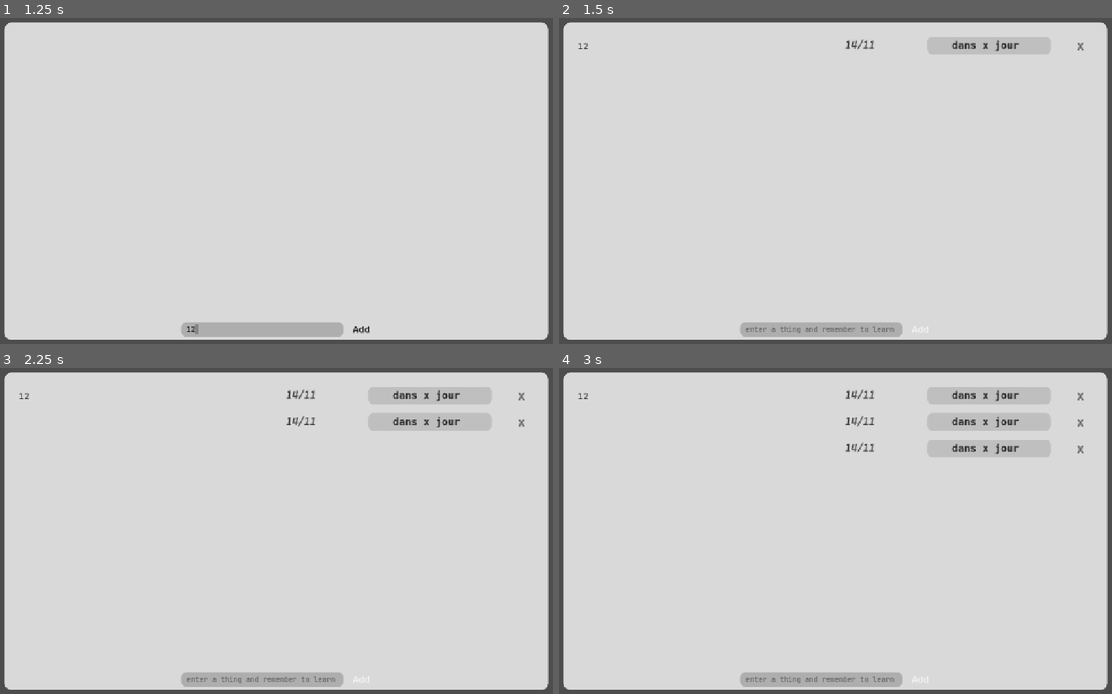
Above: before the commit, frames 1-4 (two rows, left to right).
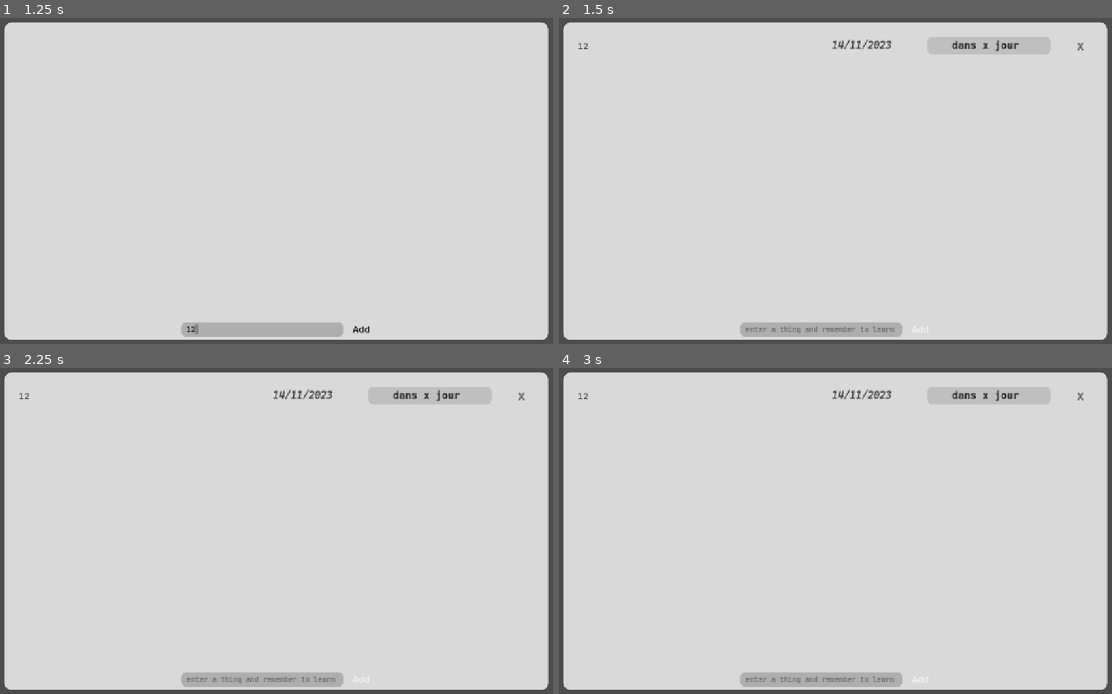
Above: after the commit, the same moments.

Repository: t0qen/noos
Game: Godot game, scene res://app/scenes/apps/memo.tscn
Same seed, same stepped clock (60 frames per second), same inputs: the game is played once before the commit and once after it. This scene is started directly instead of the project's main scene.
Inputs (mouse positions are in pixels of both pictures, inside the frame that each line leads up to):
- Up to frame 1 (1.25 s): click (259, 327) at 0.52 s; type "12" at 0.6 s
- Up to frame 2 (1.5 s): click "Add" at 1.25 s
- Up to frame 3 (2.25 s): click "Add" at 2 s
- Up to frame 4 (3 s): click "Add" at 2.75 s

Frame 1 is identical in both runs. In frame 2, 0.2% of the frame differs, in the area x 49-61%, y 6-10%; in frame 3, 1.4%; in frame 4, 2.6%, in the area x 49-95%, y 6-28%.

Commit message:
get_next_date(date, day_to_add)

Diff:
--- a/app/scripts/apps/memo_items.gd
+++ b/app/scripts/apps/memo_items.gd
@@ -2,6 +2,15 @@
 
 var from
 var last
+
+
+var memo_interval = {1: 1, 2: 7, 3: 30, 4: 120}
+var current_memo_interval : int = 1
+var next_memo
+
+
+var months = {1: 31, 2: 30, 3: 31, 4: 30, 5: 31, 6: 30, 7: 31, 8: 31, 9: 30, 10: 31, 11: 30, 12: 31}
+
 
 #var study_interval = {1 (premiere fois) : 2 (combien jour), 2 : 4}
 #var current_interval = 2 (will be saved)
@@ -12,17 +21,94 @@
 #	.text = "dans {output} jours"
 #
 
+func _ready() -> void:
+	print('beghan')
+	var date = [get_current_day(), get_current_month(), get_current_year()]
+	print(date)
+	next_memo = get_next_date(date, 134)
+	print(next_memo)
 
 func _on_kill_pressed() -> void:
 	queue_free()
 
-func set_contents(name : String, from_value : String):
+func set_contents(name : String, from_value : String, from_fromated):
 	$name.text = name
 	$from.text = from_value
-	from = from_value
+	from = from_fromated
 
 func get_last(): # last time we had to study this
 	pass
 
 func calculate_next():
+	var date = [get_current_day(), get_current_month()]
+	next_memo = get_next_date(date, memo_interval.get(current_memo_interval))
+
+
+func get_next_date(date, days_to_add):
+	var output = [date[0] + days_to_add, date[1], date[2]]
+	#if output[0] > months.get(date[1]):
+		#print(months.get(date[1]))
+		#output[0] = output[0] - months.get(date[1])
+
+
+	var i : int = 0
+	while output[0] > months.get(date[1] + i): # 65 > 31 + 0 # 34 > 30
+		print("------------------------------")
+		print("i ", i)
+		print("[0]before ", output[0])
+
+		output[0] = output[0] - months.get(date[1] + i) # 65 - 31 + 0 = 34 [34, ] # 34 - 30 = 3
+		print("[0]after ", output[0])
+		print("[1]after ", date[1])
+		output[1] = date[1] + (1 + i) # [34, 9] # [3, 10]
+		if output[1] > 12:
+			output[1] = 1
+			date[1] = 1
+			output[2] = output[2] + 1
+		print("[1]after ", output[1])
+		i = i + 1 # 2
+
+
+
+		print(output)
+		print("------------------------------")
+
+
+	return output
+
+
+
+
+
+
+
+
+
+
+
+
+
+
+
+
+
+
+
+func get_latest():
 	pass
+
+#func additionate_date(var ):
+
+
+
+func get_current_month():
+	var datetime = Time.get_datetime_dict_from_system()
+	return datetime.month
+
+func get_current_day():
+	var datetime = Time.get_datetime_dict_from_system()
+	return datetime.day
+
+func get_current_year():
+	var datetime = Time.get_datetime_dict_from_system()
+	return datetime.year
--- a/app/scripts/apps/memo_reminder.gd
+++ b/app/scripts/apps/memo_reminder.gd
@@ -12,14 +12,16 @@
 
 	# current date
 	var datetime = Time.get_datetime_dict_from_system()
-	var output : String = str(datetime.day) + "/" + str(datetime.month)
+	var output : String = str(datetime.day) + "/" + str(datetime.month) + "/" + str(datetime.year)
 
-	current_item.set_contents(name, output)
+	current_item.set_contents(name, output, [datetime.day, datetime.month, datetime.year])
 
 func _on_add_pressed() -> void:
-	add_item($input.text)
-	$input.text = ""
+	if $input.text != "":
+		add_item($input.text)
+		$input.text = ""
 
 func _on_input_text_submitted(new_text: String) -> void:
-	add_item(new_text)
-	$input.text = ""
+	if $input.text != "":
+		add_item(new_text)
+		$input.text = ""
